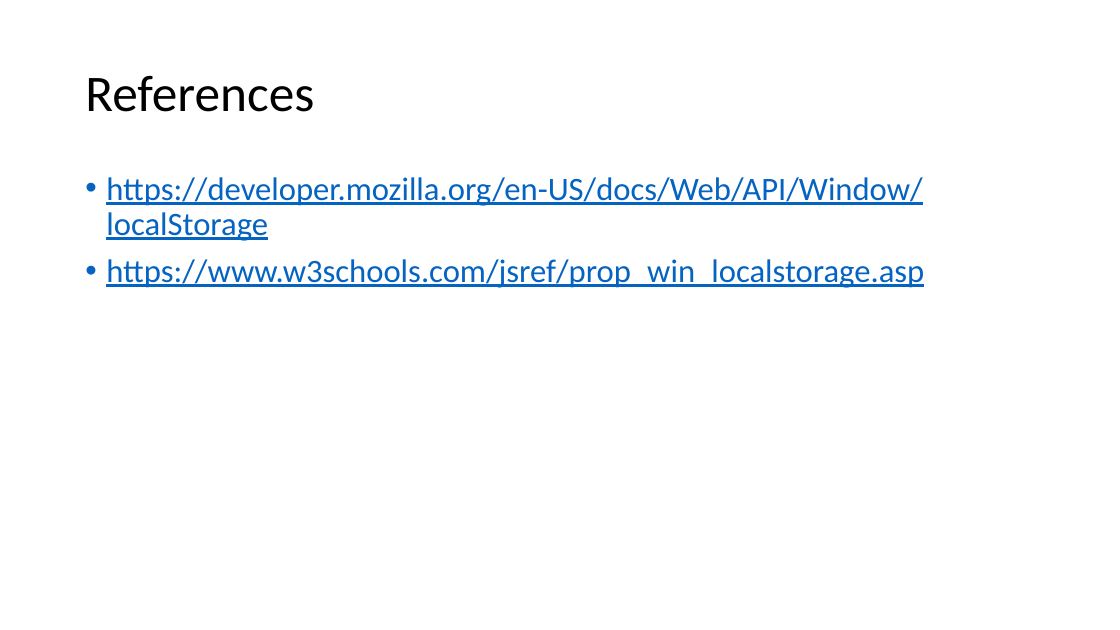
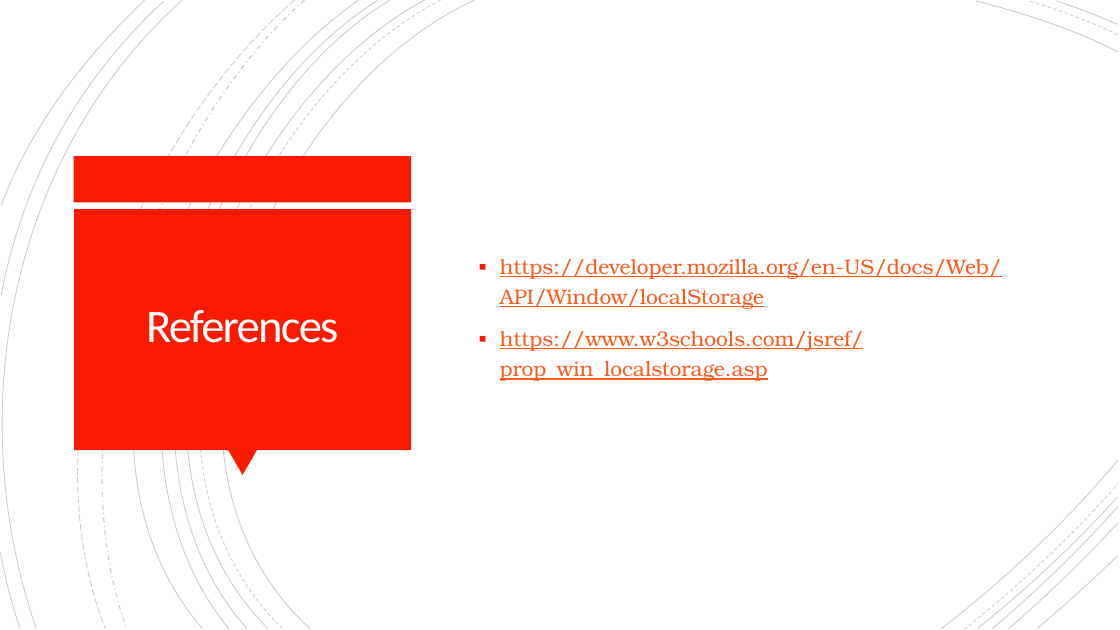
Before and after one commit to rdockstader/BYUI-CS, a slide deck: slide 6 of CIT261/05 Local Storage/Local Storage.pptx. Drawn at 1120x630 pixels with LibreOffice and Linux fonts; fonts in the diff are those of the drawing. Boxes give left, top, right and bottom in pixels: in the first picture for what was removed or moved away, otherwise in the second. Text is boxed around its words. In the diff, an @@ line names an element or a change of style, - is before the commit and + after.

Commit message:
add design to power point local storage

```diff
--- a/CIT261/05 Local Storage/Local Storage.pptx
+++ b/CIT261/05 Local Storage/Local Storage.pptx
@@ group added at [0,0,1118,630]: 21 freeform shapes @@
@@ text "https://developer.mozilla.org/en-US/docs/Web/API/Window/loca ...": place and size @@
-text "https://developer.mozilla.org/en-US/docs/Web/API/Window/loca ..." at [106,177,924,288]
+text "https://developer.mozilla.org/en-US/docs/Web/API/Window/loca ..." at [500,259,1002,381]
@@ text "https://developer.mozilla.org/en-US/docs/Web/API/Window/loca ..." at [500,259,1002,381]: size 28 to 18 pt, font Calibri to TeX Gyre Bonum, text colour #0563C1 to #FC5A1A; bullet • to ▪; line spacing 0.9 to 1.2; vertical alignment top to middle @@
@@ rectangle added at [74,156,412,202], fill #F81B02 @@
@@ rectangle added at [74,209,411,450], fill #F81B02 @@
@@ title "References": place and size @@
-title "References" at [85,75,314,112]
+title "References" at [146,310,338,343]
@@ title "References" at [146,310,338,343]: size 44 to 40 pt, text colour #000000 to #FFFEFF, letter spacing 0 to -1.5 pt; alignment left to centre; line spacing 0.9 to 0.85 @@
@@ triangle added at [228,450,257,476], fill #F81B02 @@
```
Also in this commit, not shown: 5 other slides changed, 1 other file.
